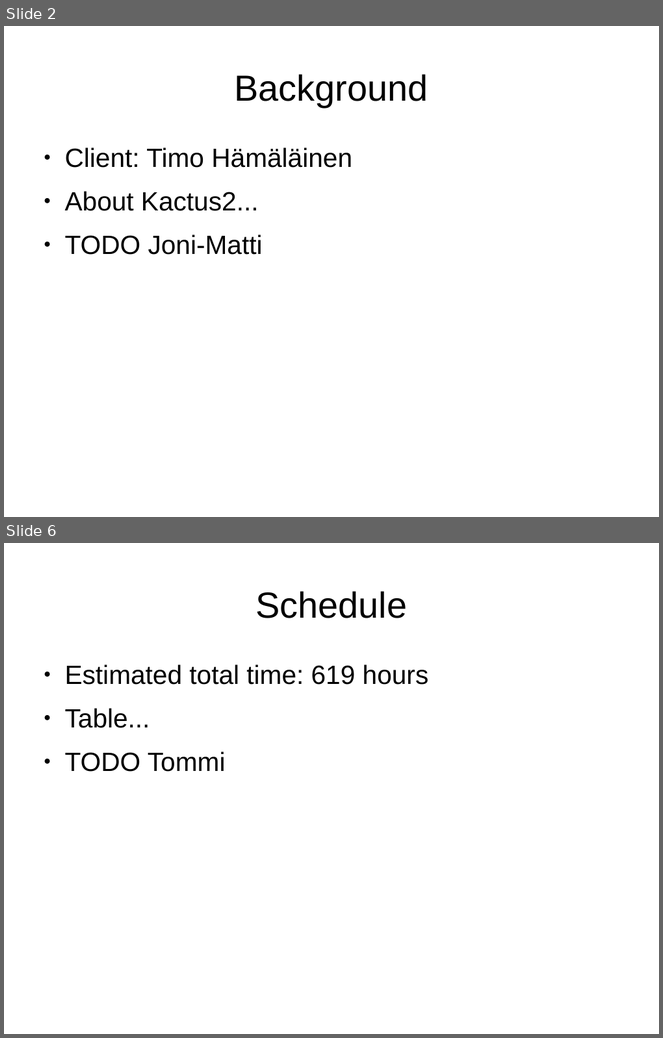
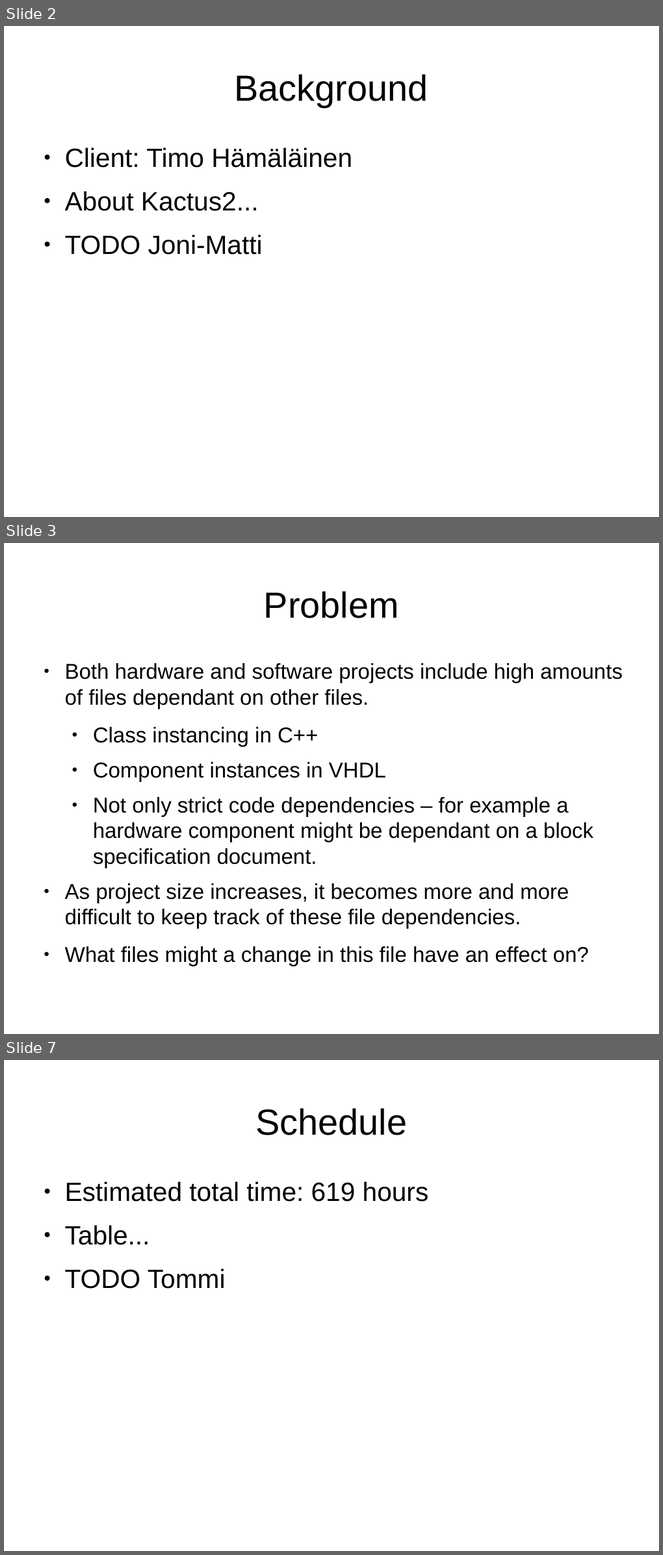
Before and after one commit to darwinbeing/kactus2all, a slide deck: Administrative/Project Plan Slides.odp. Shown one above the other, each under a label of ours: slides 2 and 6 before the commit, slides 2, 3 and 7 after it; the slides between them are not shown. The pictures are 663x1038 and 663x1555 pixels, drawn with LibreOffice and Linux fonts; fonts in the diff are those of the drawing. Boxes give left, top, right and bottom in pixels: in the first picture for what was removed or moved away, otherwise in the second. Text is boxed around its words. In the diff, an @@ line names an element or a change of style, - is before the commit and + after.

Commit message:
Work on project plan presentation

```diff
--- a/Administrative/Project Plan Slides.odp
+++ b/Administrative/Project Plan Slides.odp
@@ slide 3 added at box(4, 543, 659, 1034), background #FFFFFF @@
@@ title added at box(264, 591, 399, 618), 44 pt, text #000000 @@
+Problem
@@ text added at box(65, 663, 623, 967), 26 pt, text #000000 @@
+● Both hardware and software projects include high amounts of files dependant on other files.
+  ● Class instancing in C++
+  ● Component instances in VHDL
+  ● Not only strict code dependencies – for example a hardware component might be dependant on a block specification document.
+● As project size increases, it becomes more and more difficult to keep track of these file dependencies.
+● What files might a change in this file have an effect on?
@@ what was slide 6 is now slide 7 @@
```
Also in this commit, not shown: 2 slides changed, 2 other slides added, 2 slides removed.
